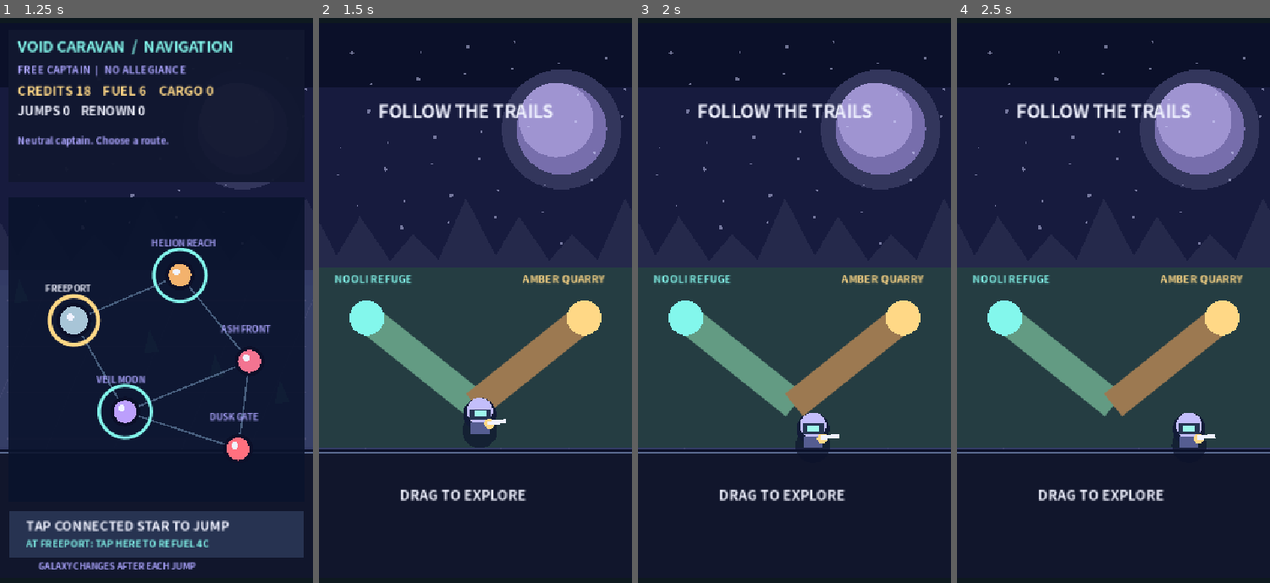
Above: before the commit, frames 1-4 (left to right).
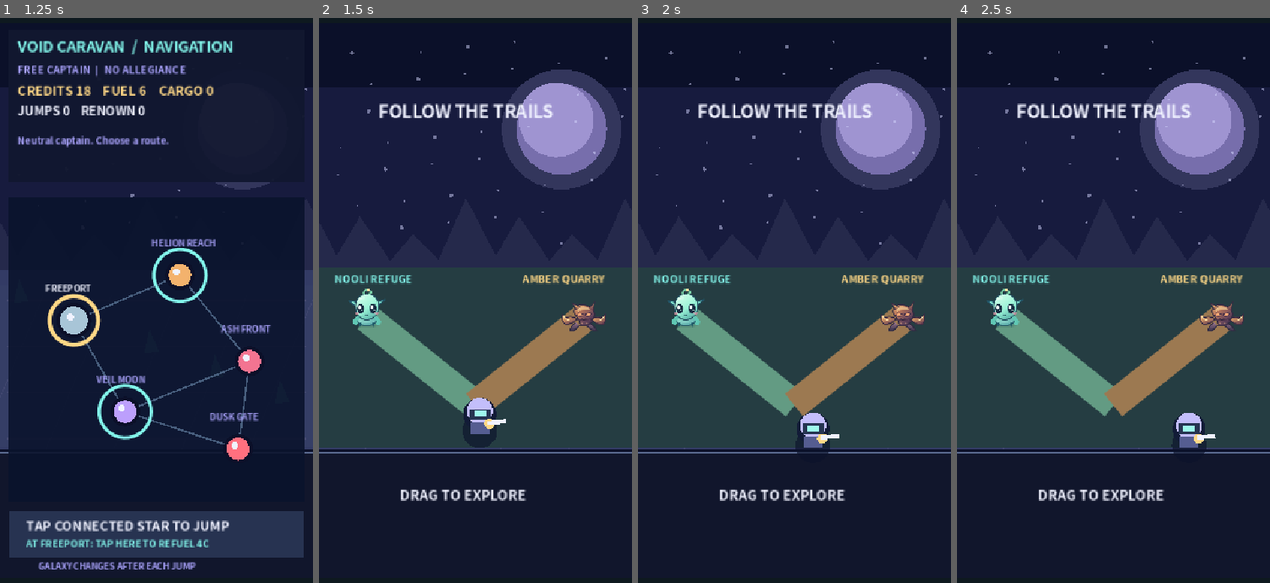
Above: after the commit, the same moments.

Repository: syjkim0125/harvest-deck
Game: Godot game, scene res://sf_combat.tscn
Same seed, same stepped clock (60 frames per second), same inputs: the game is played once before the commit and once after it.
Inputs (mouse positions are in pixels of both pictures, inside the frame that each line leads up to):
- Up to frame 1 (1.25 s): tap Enter at 0.5 s; move the mouse to (225, 266) at 0.52 s; hold D from 0.53 s (still down); tap P at 0.6 s; click (225, 266) at 0.67 s; tap Space at 0.77 s
- Up to frame 2 (1.5 s): release D at 1.25 s; tap Space at 1.25 s; drag from (412, 334) to (459, 436) at 1.27 s
- Up to frame 3 (2 s): no input
- Up to frame 4 (2.5 s): move the mouse to (1144, 153) at 2.02 s; hold D from 2.03 s (still down); tap 7 at 2.1 s

Frame 1 is identical in both runs. In frame 2, 1.2% of the frame differs, in the area x 9-92%, y 47-57%; in frame 3, 1.2%; in frame 4, 1.2%.

Commit message:
Render Nooli discovery and Amber Mantis combat poses from original design sheets

Diff:
--- a/scripts/sf_belt_scroll.gd
+++ b/scripts/sf_belt_scroll.gd
@@ -1,6 +1,8 @@
 extends Node2D
 ## SF pivot: playable, portrait-first belt-scroll combat experiment A.
 ## The old fruit game remains in legacy/harvest-deck-v0.8.11.
+const NOOLI = preload("res://assets/gameplay/nooli.svg")
+const MANTIS = preload("res://assets/gameplay/amber_mantis.svg")
 const FONT = preload("res://assets/market-sans.otf")
 const GALAXY_SIM = preload("res://scripts/sf_galaxy_sim.gd")
 const SIZE := Vector2(360, 640)
@@ -571,8 +573,8 @@
 	draw_rect(Rect2(0, 282, 360, 208), Color("#253d42"))
 	draw_line(Vector2(180, 440), Vector2(55, 340), Color("#639b83"), 32.0, true)
 	draw_line(Vector2(180, 440), Vector2(305, 340), Color("#9c7951"), 32.0, true)
-	draw_circle(Vector2(55, 340), 20, ICE)
-	draw_circle(Vector2(305, 340), 20, GOLD)
+	draw_texture_rect_region(NOOLI, Rect2(31, 306, 48, 48), Rect2(0, 0, 128, 128))
+	draw_texture_rect_region(MANTIS, Rect2(273, 306, 64, 64), Rect2(0, 0, 192, 192))
 	draw_text("NOOLI REFUGE", Vector2(18, 300), 12, ICE)
 	draw_text("AMBER QUARRY", Vector2(234, 300), 12, GOLD)
 	draw_text("FOLLOW THE TRAILS", Vector2(68, 110), 20, WHITE)
@@ -625,6 +627,12 @@
 		draw_circle(target, 46.0 if kind == 2 else 37.0, Color("#ff5970", 0.17))
 		draw_arc(target, 46.0 if kind == 2 else 37.0, 0.0, TAU, 38, CORAL, 3.0, true)
 		draw_line(p, target, Color("#f87b89", 0.75), 2.0)
+	if kind == 0:
+		var pose := 1 if float(e["telegraph"]) > 0.0 else (2 if float(e["flash"]) > 0.0 else 0)
+		draw_texture_rect_region(MANTIS, Rect2(p - Vector2(48, 56), Vector2(96, 96)), Rect2(pose * 192, 0, 192, 192))
+		draw_rect(Rect2(p.x - 22, p.y - 42, 44, 4), INK)
+		draw_rect(Rect2(p.x - 22, p.y - 42, 44.0 * float(e["hp"]) / float(e["max_hp"]), 4), ICE)
+		return
 	draw_circle(p + Vector2(0, 14), radius + 5.0, Color("#111327", 0.58))
 	draw_circle(p, radius + 4.0, Color("#242241"))
 	draw_circle(p, radius, WHITE if float(e["flash"]) > 0.0 else c)
